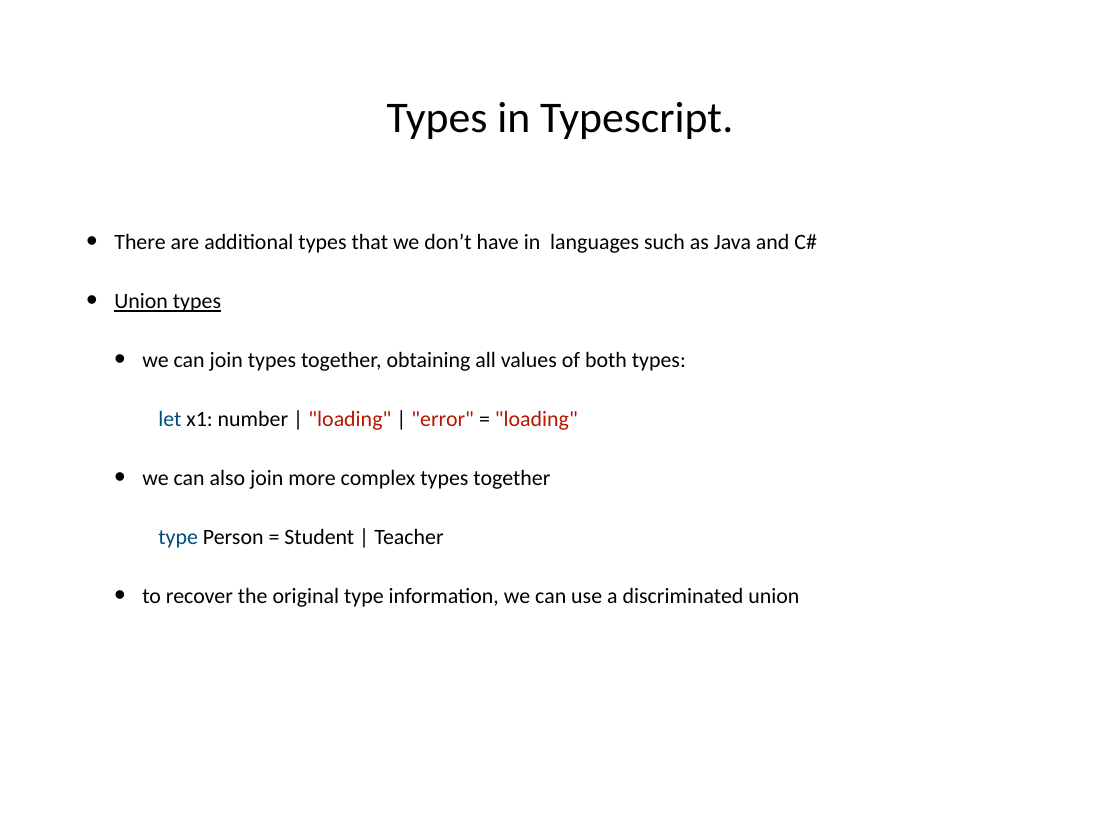
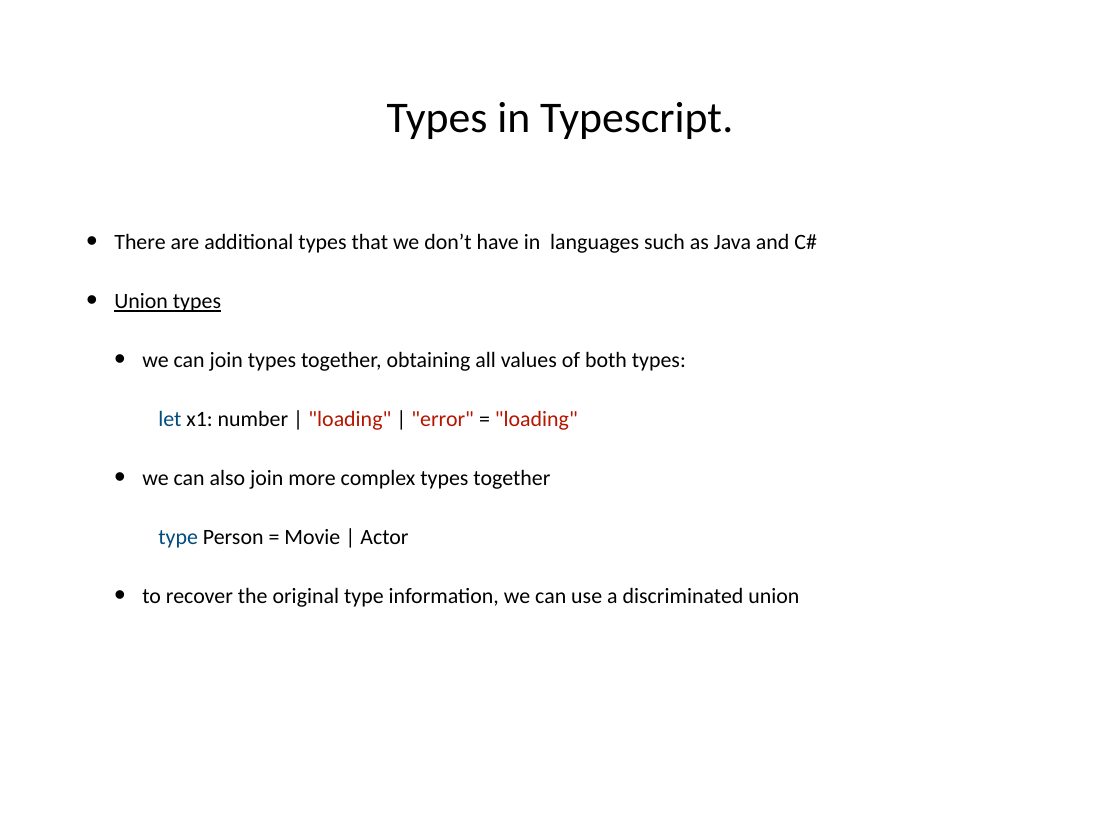
Before and after one commit to hogeschool/Development-5, a slide deck: slide 24 of Lectures/Lecture5/lesson5.pptx (slide 20 before the commit). Drawn at 1120x840 pixels with LibreOffice and Linux fonts; fonts in the diff are those of the drawing. Boxes give left, top, right and bottom in pixels: in the first picture for what was removed or moved away, otherwise in the second. Text is boxed around its words. In the diff, an @@ line names an element or a change of style, - is before the commit and + after.

```diff
--- a/Lectures/Lecture5/lesson5.pptx
+++ b/Lectures/Lecture5/lesson5.pptx
@@ text at bbox=[158, 529, 408, 548]: text changed @@
-          type Person = Student | Teacher
+          type Person = Movie | Actor
```
Also in this commit, not shown: 8 other slides changed, 13 slides added.
